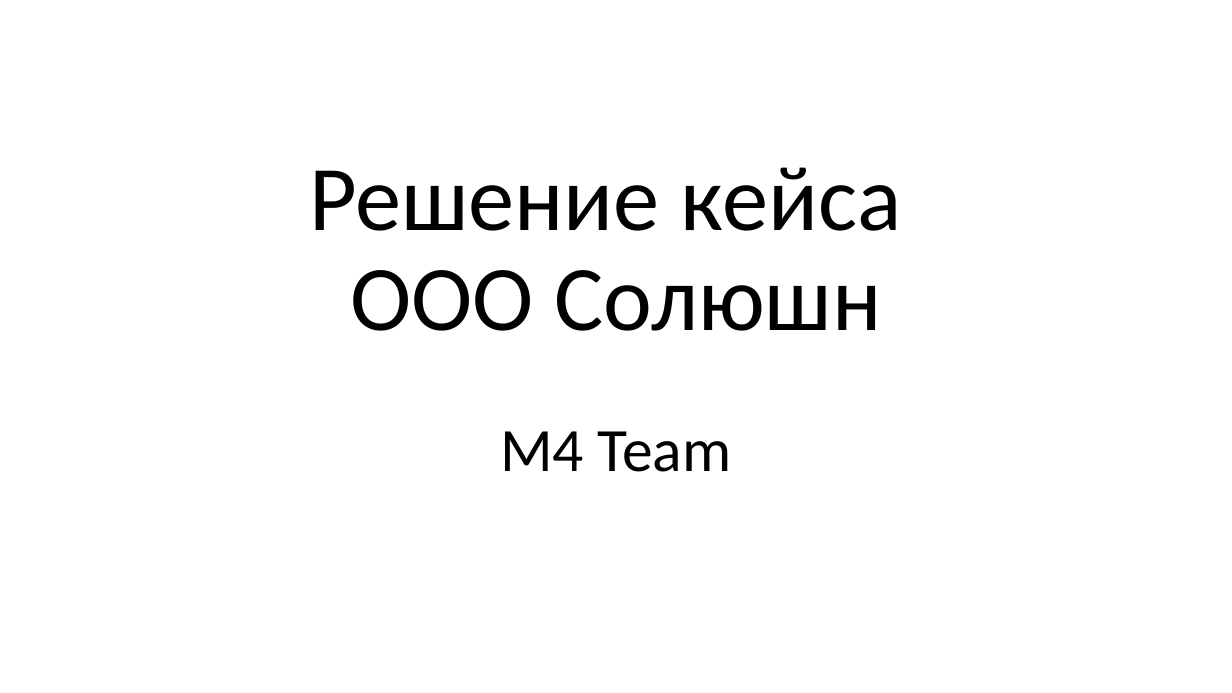
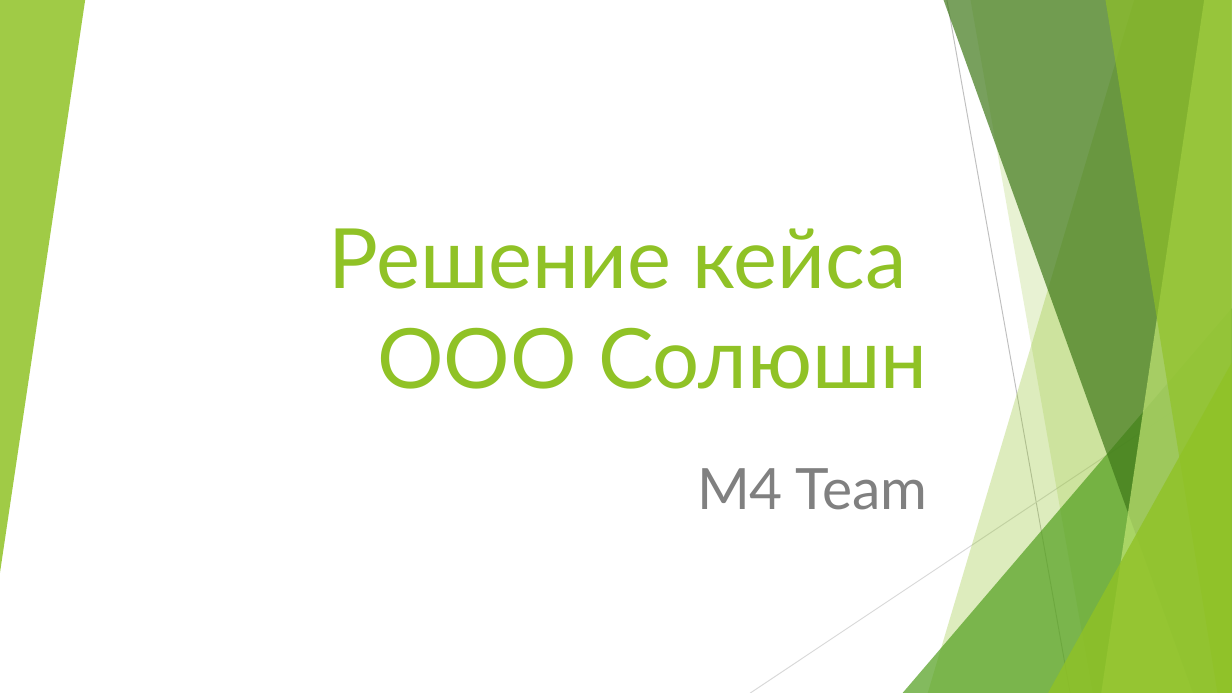
Before and after one commit to MikhailDemin/pet_projects, a slide deck: slide 1 of M4_Team_case_solution/result/M4_Team_final.pptx. Drawn at 1232x693 pixels with LibreOffice and Linux fonts; fonts in the diff are those of the drawing. Boxes give left, top, right and bottom in pixels: in the first picture for what was removed or moved away, otherwise in the second. Text is boxed around its words. In the diff, an @@ line names an element or a change of style, - is before the commit and + after.

```diff
--- a/M4_Team_case_solution/result/M4_Team_final.pptx
+++ b/M4_Team_case_solution/result/M4_Team_final.pptx
@@ group added at (0,0,1232,693): 5 freeform shapes, 3 triangles, 2 lines @@
@@ title "Решение кейса ООО Солюшн": place and size @@
-title "Решение кейса ООО Солюшн" at (309,167,902,331)
+title "Решение кейса ООО Солюшн" at (329,228,927,389)
@@ title "Решение кейса ООО Солюшн" at (329,228,927,389): size 72 to 64.8 pt, font Calibri to Lato, text colour #000000 to #90C226; alignment centre to right; line spacing 0.9 to 1 @@
@@ subtitle "M4 Team": place and size @@
-subtitle "M4 Team" at (500,431,732,472)
+subtitle "M4 Team" at (697,468,928,510)
@@ subtitle "M4 Team" at (697,468,928,510): size 48 to 44.4 pt, font Calibri to Lato, text colour #000000 to #808080; alignment centre to right; line spacing 0.9 to 1 @@
```
Also in this commit, not shown: 8 other slides changed, 1 slide added, 1 other file.
